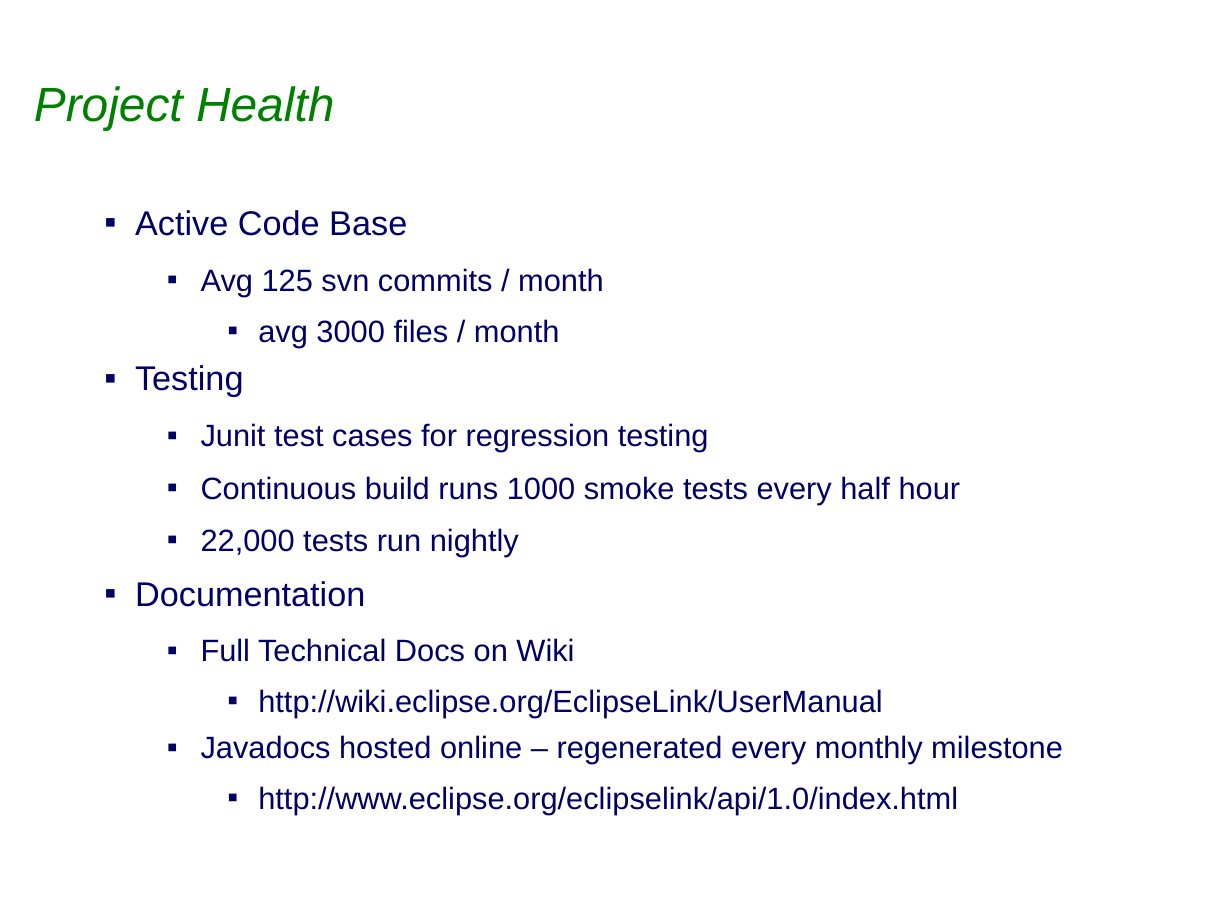
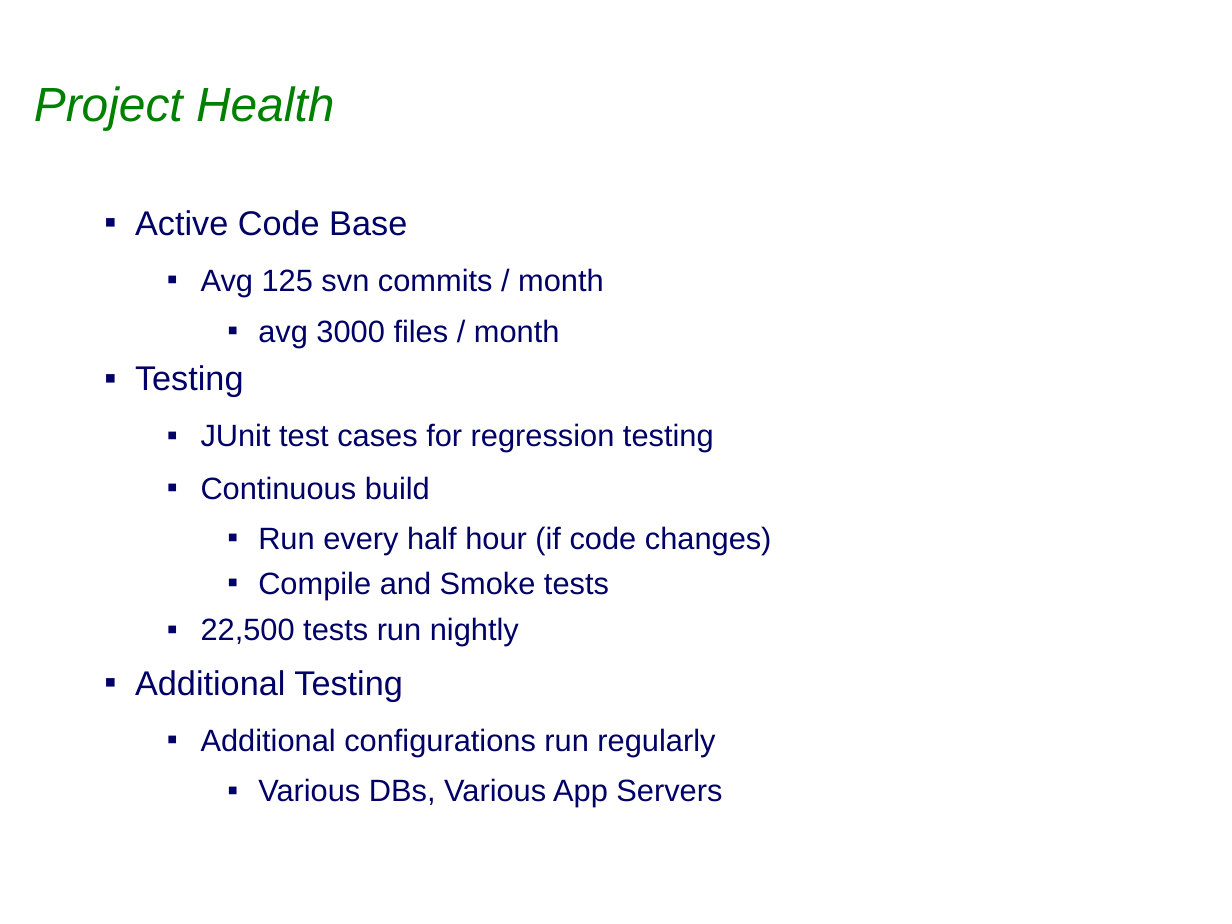
Before and after one commit to bfg-repo-cleaner-demos/eclipselink.runtime-bfg-strip-big-blobs, a slide deck: slide 4 of project-admin/Graduation_Review.ppt. Drawn at 1232x924 pixels with LibreOffice and Linux fonts; fonts in the diff are those of the drawing; background and template pictures are left out. Boxes give left, top, right and bottom in pixels: in the first picture for what was removed or moved away, otherwise in the second. Text is boxed around its words. In the diff, an @@ line names an element or a change of style, - is before the commit and + after.

```diff
--- a/project-admin/Graduation_Review.ppt
+++ b/project-admin/Graduation_Review.ppt
@@ text at box(135, 423, 772, 807): text changed @@
-  ▪ Junit test cases for regression testing
-  ▪ Continuous build runs 1000 smoke tests every half hour
-  ▪ 22,000 tests run nightly
-▪ Documentation
-  ▪ Full Technical Docs on Wiki
-    ▪ http://wiki.eclipse.org/EclipseLink/UserManual
-  ▪ Javadocs hosted online – regenerated every monthly milestone
-    ▪ http://www.eclipse.org/eclipselink/api/1.0/index.html
+  ▪ JUnit test cases for regression testing
+  ▪ Continuous build
+    ▪ Run every half hour (if code changes)
+    ▪ Compile and Smoke tests
+  ▪ 22,500 tests run nightly
+▪ Additional Testing
+  ▪ Additional configurations run regularly
+    ▪ Various DBs, Various App Servers
```
Also in this commit, not shown: 2 other slides changed, 7 slides added.
